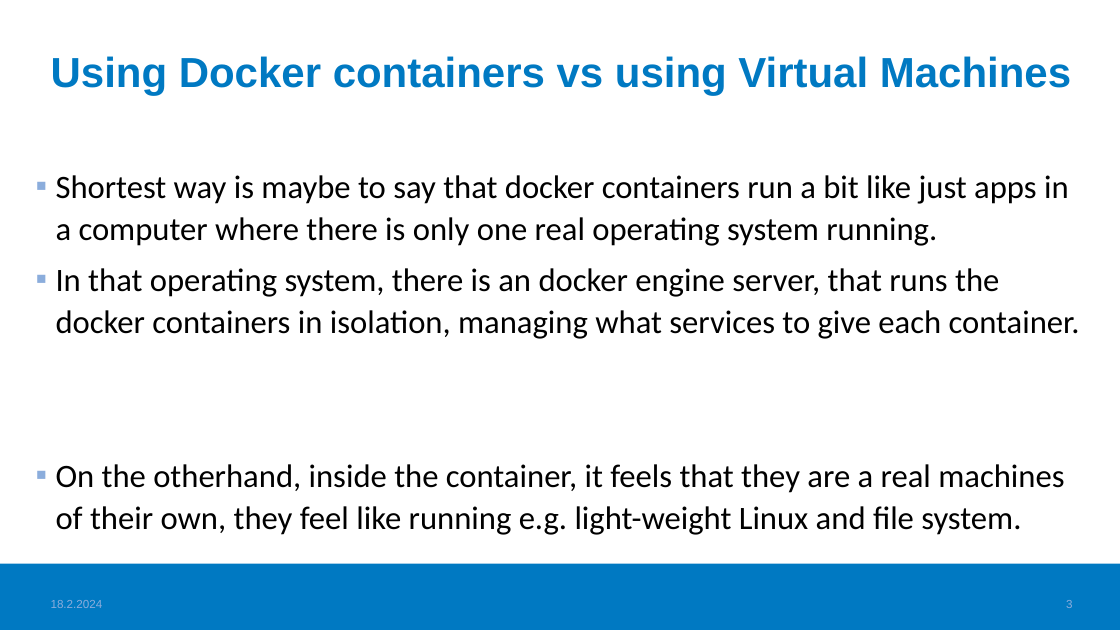
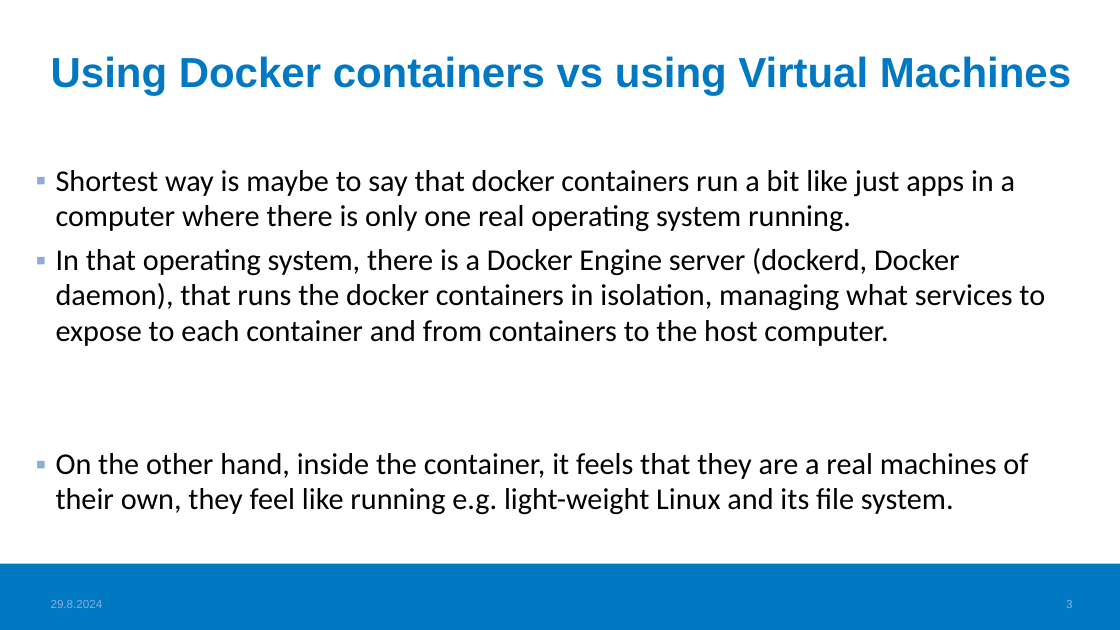
Before and after one commit to haagahelia/ohke-teknologiat, a slide deck: slide 3 of 01_docker/DockerConceptsAndVocabulary.pptx. Drawn at 1120x630 pixels with LibreOffice and Linux fonts; fonts in the diff are those of the drawing; background and template pictures are left out. Boxes give left, top, right and bottom in pixels: in the first picture for what was removed or moved away, otherwise in the second. Text is boxed around its words. In the diff, an @@ line names an element or a change of style, - is before the commit and + after.

Commit message:
Update and improve all Docker materials

```diff
--- a/01_docker/DockerConceptsAndVocabulary.pptx
+++ b/01_docker/DockerConceptsAndVocabulary.pptx
@@ text at <box>56,170,1015,232</box>: size 28 to 25.9 pt in "Shortest way is maybe to say that ..."; line spacing 1.07 to 0.97 @@
@@ text at <box>56,248,1045,515</box>: text changed; size 28 to 25.9 pt @@
-▪ In that operating system, there is an docker engine server, that runs the docker containers in isolation, managing what services to give each container.
-▪ On the otherhand, inside the container, it feels that they are a real machines of their own, they feel like running e.g. light-weight Linux and file system.
+▪ In that operating system, there is a Docker Engine server (dockerd, Docker daemon), that runs the docker containers in isolation, managing what services to expose to each container and from containers to the host computer.
+▪ On the other hand, inside the container, it feels that they are a real machines of their own, they feel like running e.g. light-weight Linux and its file system.
@@ text at <box>51,600,103,608</box>: text changed @@
-18.2.2024
+29.8.2024
```
Also in this commit, not shown: 18 other slides changed, 3 other files.
